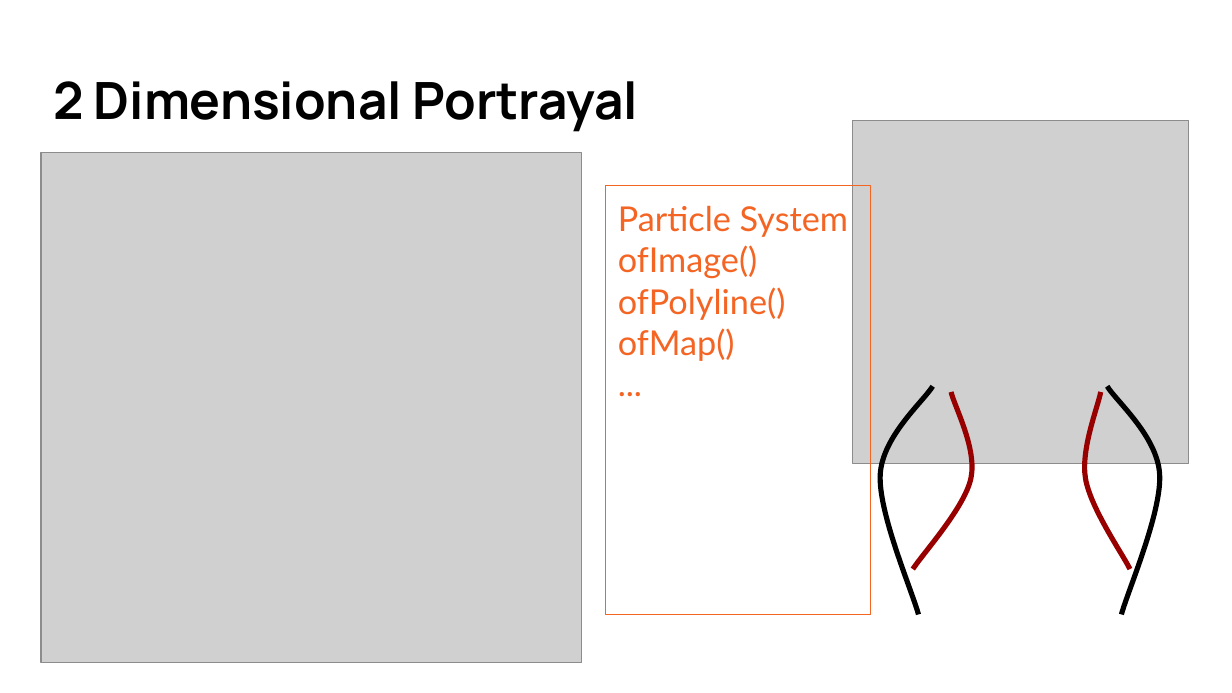
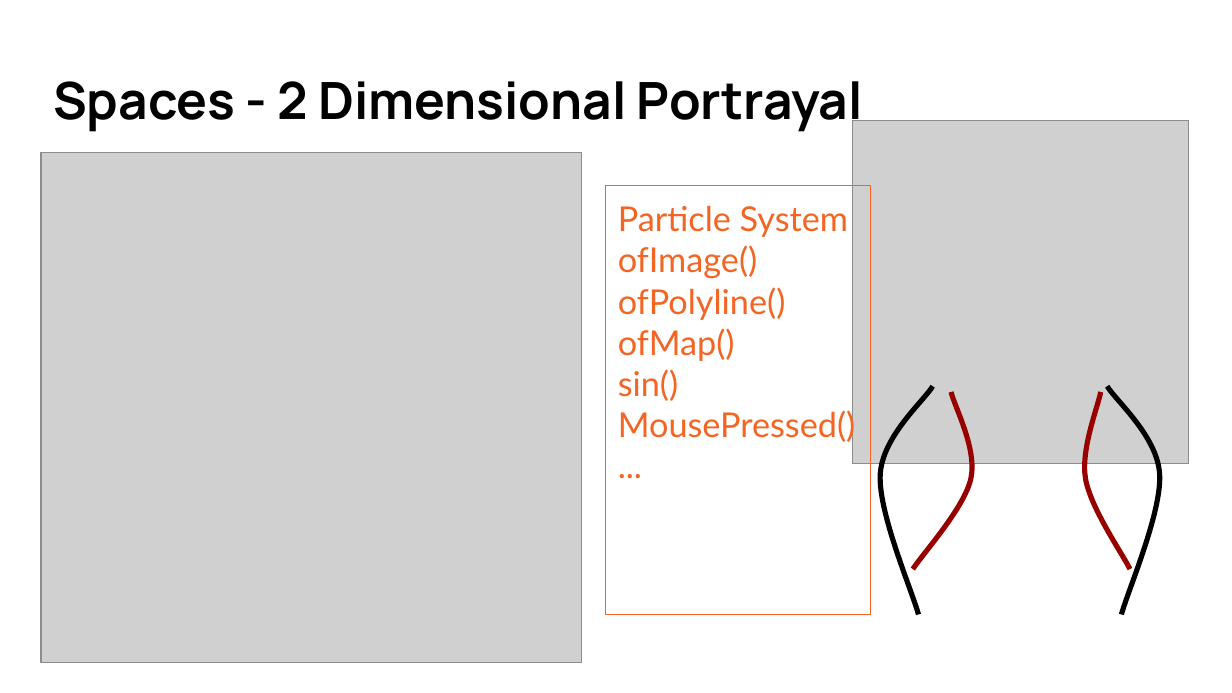
Before and after one commit to jh701/JiayiHao_Homework, a slide deck: slide 5 of JiayiHao_ActualMidterm/Jiayi Mediart 206 Presentation.pptx. Drawn at 1232x693 pixels with LibreOffice and Linux fonts; fonts in the diff are those of the drawing; grey boxes stand for pictures. Boxes give left, top, right and bottom in pixels: in the first picture for what was removed or moved away, otherwise in the second. Text is boxed around its words. In the diff, an @@ line names an element or a change of style, - is before the commit and + after.

```diff
--- a/JiayiHao_ActualMidterm/Jiayi Mediart 206 Presentation.pptx
+++ b/JiayiHao_ActualMidterm/Jiayi Mediart 206 Presentation.pptx
@@ title at [53, 81, 863, 132]: text changed @@
-2 Dimensional Portrayal
+Spaces - 2 Dimensional Portrayal
@@ text in rectangle at [618, 369, 856, 443]: paragraphs added @@
+sin()
+MousePressed()
```
Also in this commit, not shown: 5 other slides changed, 1 slide added, 5 other files.
